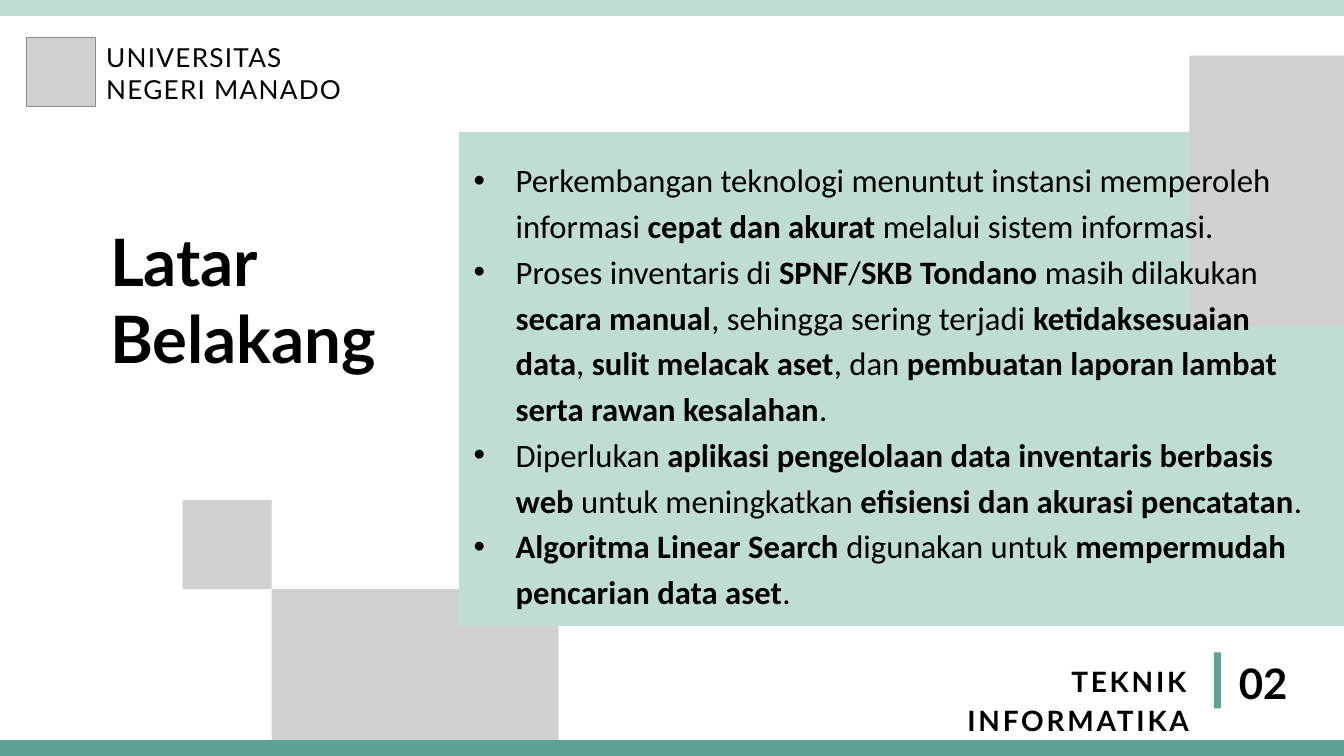
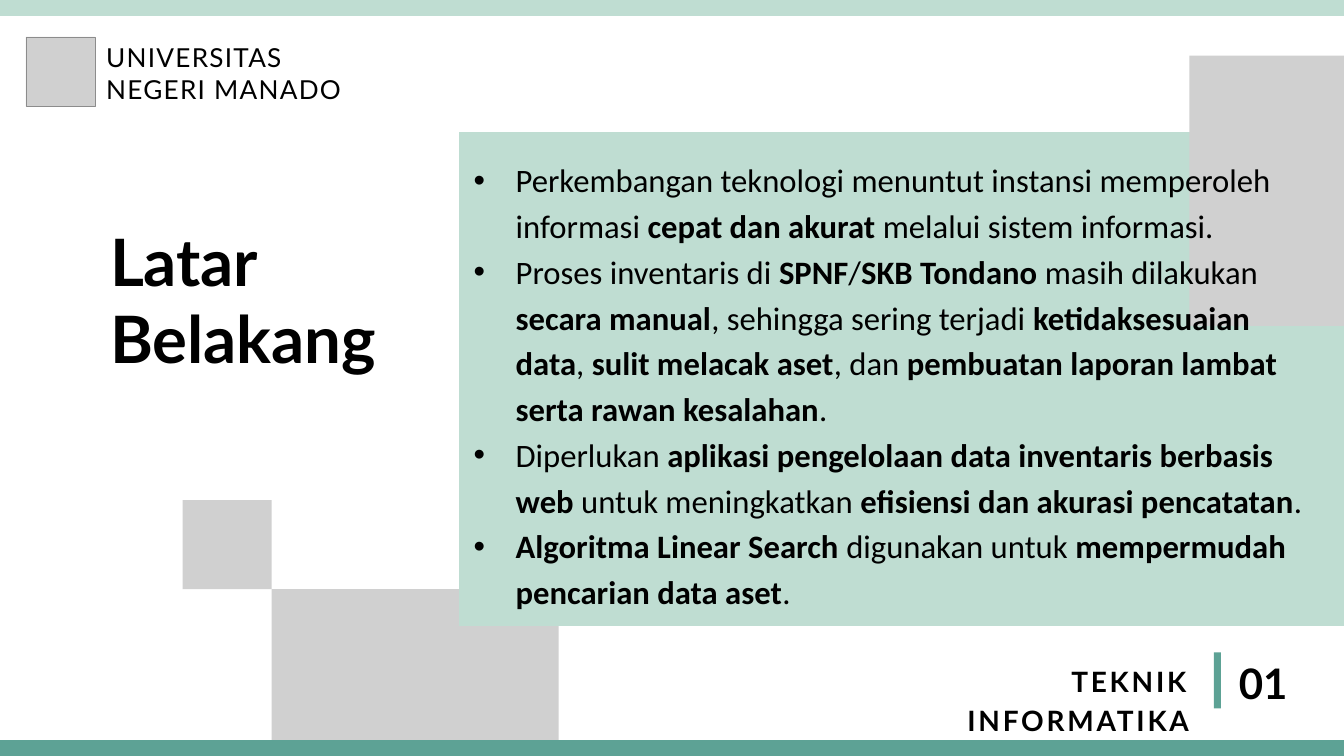
Before and after one commit to paulwenny/MyProposalSkripsi2020, a slide deck: slide 2 of PPT Ujian Proposal - Skripsi/PPT SEMPRO PAULINUS WENEHENUBUN 20210090.pptx. Drawn at 1344x756 pixels with LibreOffice and Linux fonts; fonts in the diff are those of the drawing; grey boxes stand for pictures. Boxes give left, top, right and bottom in pixels: in the first picture for what was removed or moved away, otherwise in the second. Text is boxed around its words. In the diff, an @@ line names an element or a change of style, - is before the commit and + after.

```diff
--- a/PPT Ujian Proposal - Skripsi/PPT SEMPRO PAULINUS WENEHENUBUN 20210090.pptx
+++ b/PPT Ujian Proposal - Skripsi/PPT SEMPRO PAULINUS WENEHENUBUN 20210090.pptx
@@ text at (1239, 668, 1288, 700): text changed @@
-02
+01
```
Also in this commit, not shown: 5 other slides changed, 5 slides added, 2 slides removed.
